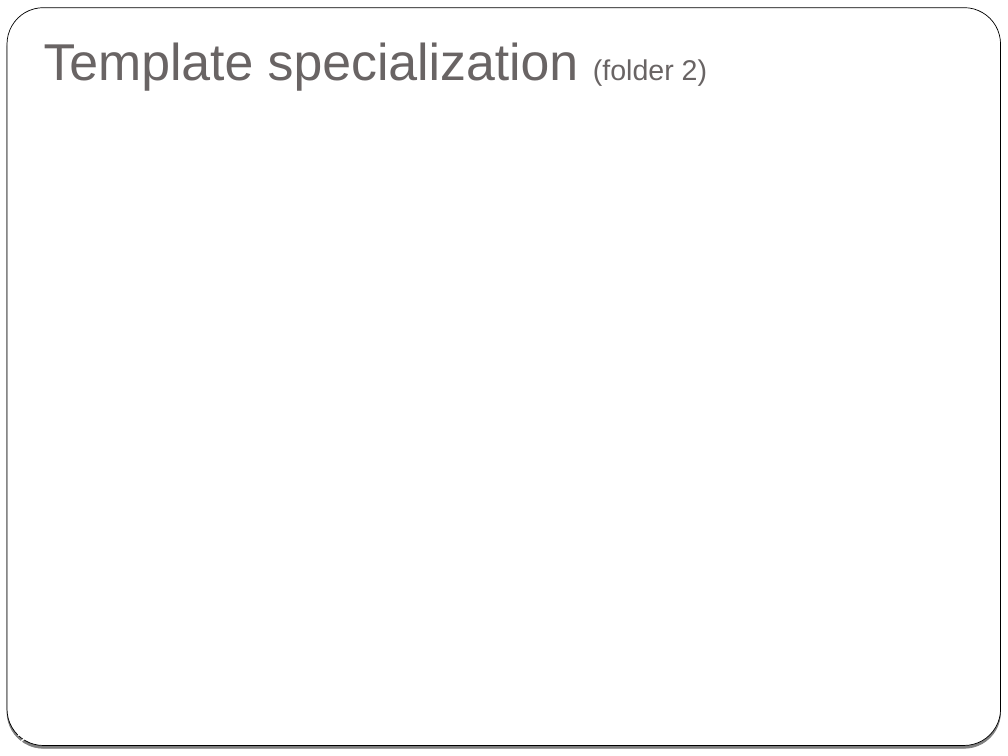
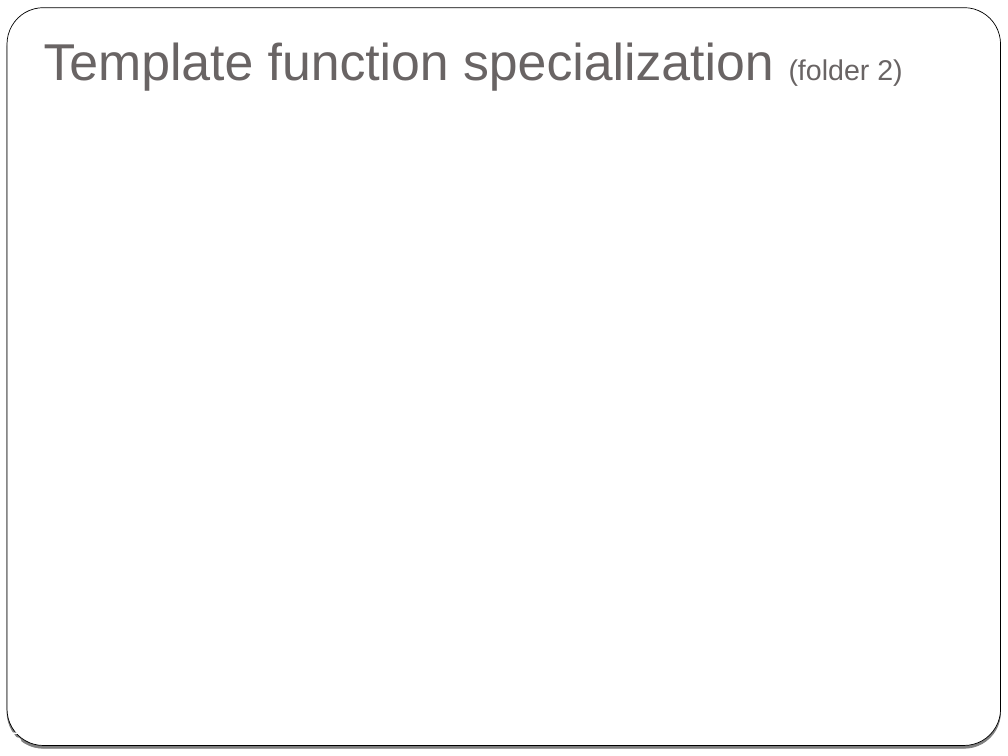
Before and after one commit to cpp-at-ariel/cpp-5779, a slide deck: slide 5 of 09-specializations-metaprogramming/slides.odp (slide 12 before the commit). Drawn at 1008x756 pixels with LibreOffice and Linux fonts; fonts in the diff are those of the drawing. Boxes give left, top, right and bottom in pixels: in the first picture for what was removed or moved away, otherwise in the second. Text is boxed around its words. In the diff, an @@ line names an element or a change of style, - is before the commit and + after.

Commit message:
specialization samples

```diff
--- a/09-specializations-metaprogramming/slides.odp
+++ b/09-specializations-metaprogramming/slides.odp
@@ title at <box>44,42,902,91</box>: text changed @@
-Template specialization (folder 2)
+Template function specialization (folder 2)
```
Also in this commit, not shown: 1 other slide changed, 3 slides added, 13 slides removed, 8 other files.
